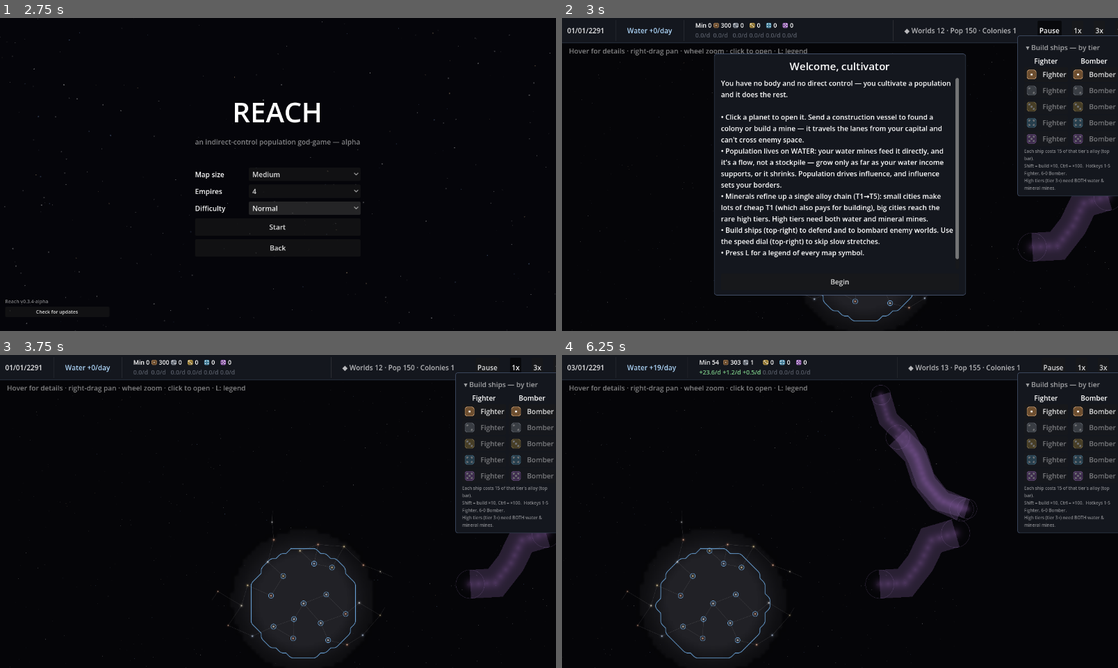
Above: before the commit, frames 1-4 (two rows, left to right).
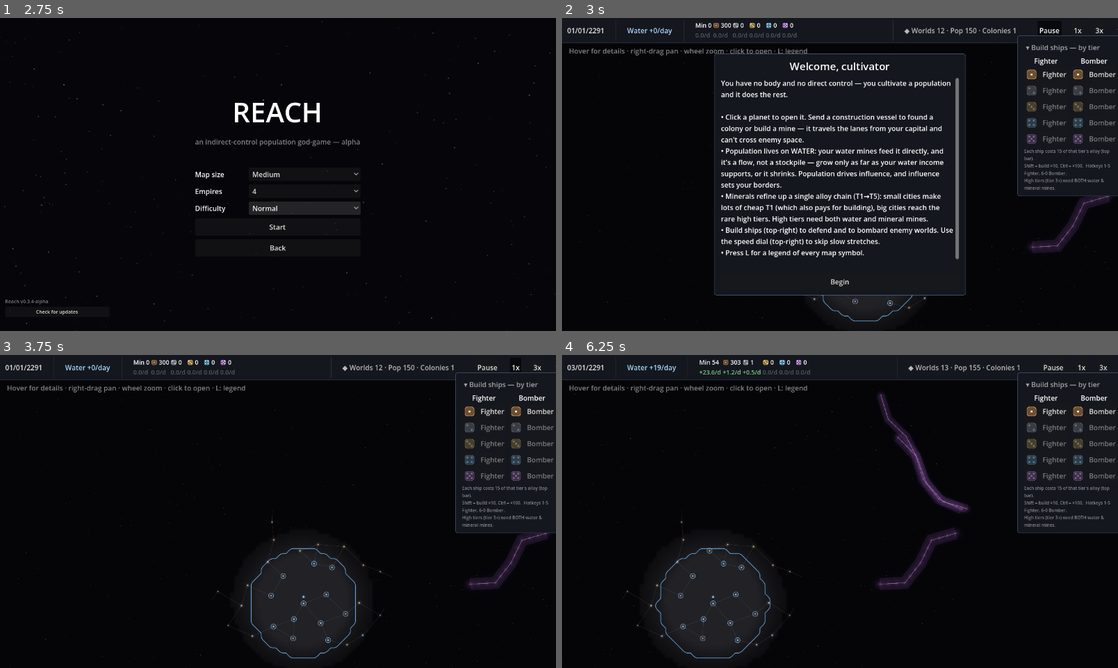
Above: after the commit, the same moments.

Repository: evyatarmitz/reach
Game: Godot game, scene res://menu/menu.tscn
The game is run twice, just before and just after one commit, with the same random seed, the same clock (stepped at 60 frames per second) and the same inputs.
Inputs (mouse positions are in pixels of both pictures, inside the frame that each line leads up to):
- Up to frame 1 (2.75 s): click "New Game" at 0.5 s; click "Normal" at 1.25 s; click "Normal" at 2 s
- Up to frame 2 (3 s): click "Start" at 2.75 s
- Up to frame 3 (3.75 s): click "Begin" at 3.5 s
- Up to frame 4 (6.25 s): click "1x" at 4.25 s; click "3x" at 5 s; tap Enter at 5.75 s; move the mouse to (962, 495) at 5.77 s; hold Right from 5.78 s (still down); hold Ctrl from 5.78 s (still down); click (962, 495) at 5.92 s; tap Space at 6.02 s

Frame 1 is identical in both runs. In frame 2, 1.4% of the frame differs, in the area x 82-100%, y 56-78%; in frame 3, 1.4%; in frame 4, 3.5%, in the area x 24-75%, y 9-78%.

Commit message:
Curve the borders, restyle storms, mark capitals — screenshot-feedback polish
Five-point feedback on the Cycle 11 borders/storms:

- Borders read as a real curve: chained loops now smooth as CLOSED curves
  (loop detection folds the duplicate vertex; Chaikin wraps around with no
  pinned endpoint, killing the arbitrary-start kink), 3 passes.
- Border no longer traces a storm's hard influence cutoff as a straight edge:
  segments within BORDER_STORM_MARGIN of a storm are dropped and the border
  opens into the haze. Draw-only — new pure-read sim.point_near_anomaly;
  storm influence/sight blocking is unchanged.
- Colony-less influence "islands" disregarded (vision: a blob needs a colony
  inside): a closed border loop enclosing none of that empire's colonies is
  dropped via an even-odd point-in-poly test; neighbours fill the gap.
- Storms restyled from a flat violet sausage into a layered nebula (cool-indigo
  haze -> warm magenta core, a bright filament threading the spine, sparkle
  knots, soft glow end-caps).
- Capital gets a special star mark: a filled 5-point star floated above each
  empire's most-populated system, clear of the structure badges.

Tests 116/116 incl. determinism; 11 autoshot poses re-rendered.

Diff:
--- a/desktop/game/main.gd
+++ b/desktop/game/main.gd
@@ -77,6 +77,10 @@
 const FLEET_ICON_OFF := Vector2(0, -17)   # drawn above the system so it stays clickable
 const FLEET_CLICK_R := 24.0   # screen-space click radius for fleets (÷ zoom in _select_at)
 const BORDER_INSET := 3.5    # push each empire's border curve into its own territory
+const BORDER_STORM_MARGIN := 15.0   # drop border segments this close to a storm so the
+                                    # contour doesn't trace the storm's straight hard-cutoff
+                                    # edge — it opens into the haze instead (draw-only; the
+                                    # storm's influence/sight blocking is unchanged)
 const COMBAT_FLASH_DAYS := 5.0   # how long a clash starburst lingers on the map
 
 var cam: Camera2D
@@ -643,6 +647,7 @@
 	for k in order:
 		var ck: PackedFloat32Array = claims[k]
 		var col: Color = sim.empires[ids[k]].color
+		var kpos: PackedVector2Array = pos[k]   # this empire's colony positions
 		# Collect this empire's raw contour segments (un-nudged), each carrying the
 		# unit direction toward its cell's interior. Chained into polylines and
 		# smoothed below so the border reads as a flowing curve, not faceted twigs.
@@ -693,7 +698,11 @@
 					# in rival space where the player's VR is marginal, so the line flickered
 					# in and out between rebakes as the border drifted — despite the seam
 					# plainly being inside VR.)
-					if _player_vr_at(mid, ids, pos, infl, reach, reach_vr, pk):
+					# Also skip segments hugging a storm: those trace the storm's hard
+					# influence cutoff as a straight ugly edge. Dropping them opens the
+					# border into the storm haze (which already covers that ground).
+					if _player_vr_at(mid, ids, pos, infl, reach, reach_vr, pk) \
+							and not (_has_anomalies and sim.point_near_anomaly(mid, BORDER_STORM_MARGIN)):
 						esegs.append([seg[0], seg[1], idir])
 		# Chain the visible segments into connected polylines, inset each toward the
 		# empire's interior (so a shared seam shows both colours side by side), then
@@ -701,14 +710,33 @@
 		for chain in _chain_border_segments(esegs):
 			var cpts: Array = chain.pts
 			var cdirs: Array = chain.dirs
+			var closed: bool = chain.closed
+			# Disregard an influence ISLAND (vision rule: a blob needs a colony inside):
+			# a CLOSED border loop enclosing none of this empire's colonies is territory
+			# claimed by pure falloff math with no colony in it — drop the loop so the
+			# neighbours' borders fill the gap. Open chains are partial borders, not
+			# islands, so they're always kept.
+			if closed:
+				var has_colony := false
+				for cp in kpos:
+					if _point_in_poly(cp, cpts):
+						has_colony = true
+						break
+				if not has_colony:
+					continue
 			var inset: Array = []
 			for vi in cpts.size():
 				var d: Vector2 = cdirs[vi]
 				d = d.normalized() * BORDER_INSET if d.length() > 0.001 else Vector2.ZERO
 				inset.append((cpts[vi] as Vector2) + d)
-			var sm: Array = _chaikin(inset, 2)
+			# Closed loops smooth without pinned endpoints and wrap around, so the whole
+			# ring becomes a flowing curve (no seam kink at an arbitrary start vertex).
+			var sm: Array = _chaikin(inset, 3, closed)
 			if sm.size() >= 2:
-				segments.append({"pts": PackedVector2Array(sm), "col": col})
+				var packed := PackedVector2Array(sm)
+				if closed:
+					packed.append(sm[0])   # close the ring for draw_polyline
+				segments.append({"pts": packed, "col": col})
 	return {"img": img, "fog_rect": fog_rect, "segments": segments}
 
 
@@ -920,7 +948,16 @@
 			pts.insert(0, segs[nxt][other])
 			dirs.insert(0, segs[nxt][2])
 			head_key = keys[nxt][other]
-		out.append({"pts": pts, "dirs": dirs})
+		# A chain that returns to its start is a CLOSED loop (an empire's ring border or
+		# an island). Fold the duplicate closing vertex back into the start so the loop
+		# can be smoothed as a wrap-around curve, and flag it for the island test.
+		var closed := false
+		if pts.size() > 3 and _bq(pts[0]) == _bq(pts[pts.size() - 1]):
+			closed = true
+			dirs[0] += dirs[dirs.size() - 1]
+			pts.remove_at(pts.size() - 1)
+			dirs.remove_at(dirs.size() - 1)
+		out.append({"pts": pts, "dirs": dirs, "closed": closed})
 	return out
 
 
@@ -933,22 +970,51 @@
 	return -1
 
 
-# Chaikin corner-cutting: each pass replaces every interior edge with two points at
-# 1/4 and 3/4, rounding the polyline. Endpoints are pinned so chains stay anchored.
-func _chaikin(pts: Array, iters: int) -> Array:
+# Chaikin corner-cutting: each pass replaces every edge with two points at 1/4 and 3/4,
+# rounding the polyline toward a quadratic B-spline. OPEN chains pin their endpoints so
+# they stay anchored to their neighbours; CLOSED loops wrap around with no pinned point,
+# so the entire ring becomes one continuous curve (no kink at an arbitrary start vertex).
+func _chaikin(pts: Array, iters: int, closed := false) -> Array:
 	var p: Array = pts
 	for _it in iters:
 		if p.size() < 3:
 			break
-		var np: Array = [p[0]]
-		for i in p.size() - 1:
-			var a: Vector2 = p[i]
-			var b: Vector2 = p[i + 1]
-			np.append(a.lerp(b, 0.25))
-			np.append(a.lerp(b, 0.75))
-		np.append(p[p.size() - 1])
+		var np: Array = []
+		if closed:
+			var n := p.size()
+			for i in n:
+				var a: Vector2 = p[i]
+				var b: Vector2 = p[(i + 1) % n]
+				np.append(a.lerp(b, 0.25))
+				np.append(a.lerp(b, 0.75))
+		else:
+			np.append(p[0])
+			for i in p.size() - 1:
+				var a: Vector2 = p[i]
+				var b: Vector2 = p[i + 1]
+				np.append(a.lerp(b, 0.25))
+				np.append(a.lerp(b, 0.75))
+			np.append(p[p.size() - 1])
 		p = np
 	return p
+
+
+# Even-odd point-in-polygon (ray cast). Used to test whether an empire's colony lies
+# inside a closed border loop — a loop enclosing none of its colonies is a disregarded
+# influence island (vision: an influence blob needs a colony inside).
+func _point_in_poly(pt: Vector2, poly: Array) -> bool:
+	var inside := false
+	var n := poly.size()
+	var j := n - 1
+	for i in n:
+		var a: Vector2 = poly[i]
+		var b: Vector2 = poly[j]
+		if (a.y > pt.y) != (b.y > pt.y):
+			var x := a.x + (pt.y - a.y) / (b.y - a.y) * (b.x - a.x)
+			if pt.x < x:
+				inside = not inside
+		j = i
+	return inside
 
 
 # One always-on galaxy camera now (the old orbital system view is gone —
@@ -1250,16 +1316,30 @@
 		var pts: PackedVector2Array = an.pts
 		var ar: float = an.r
 		var band: PackedVector2Array = _storm_bands[ai]
-		for layer in 5:
-			var t := float(layer) / 5.0
-			var col := Color(0.40, 0.26, 0.48, 0.10 + t * 0.06)
+		# Nebula body: layered soft discs down the spine, from a wide cool indigo breath
+		# inward to a warm magenta core. Overlapping glows accumulate toward the centre,
+		# so the storm reads as a turbulent charged cloud with depth — not a flat sausage.
+		var haze := [
+			[1.18, Color(0.22, 0.15, 0.38, 0.045)],   # cool indigo outer breath
+			[0.94, Color(0.33, 0.19, 0.47, 0.065)],
+			[0.68, Color(0.47, 0.24, 0.56, 0.085)],
+			[0.44, Color(0.63, 0.31, 0.62, 0.11)],    # warm magenta core
+		]
+		for h in haze:
+			var hr: float = ar * (h[0] as float)
+			var hc: Color = h[1]
 			for c in band:
-				_draw_glow(c, ar * (1.05 - t * 0.78), col)   # soft discs, no hard edges
-		# Rounded outline: thick line down the spine + a cap circle at each end.
+				_draw_glow(c, hr, hc)
+		# A bright turbulent filament threads the spine — the storm's charged "eye".
 		if pts.size() >= 2:
-			draw_polyline(pts, Color(0.56, 0.42, 0.68, 0.26), ar * 2.0)
-		draw_arc(pts[0], ar, 0.0, TAU, 32, Color(0.60, 0.46, 0.72, 0.32), 1.5, true)
-		draw_arc(pts[pts.size() - 1], ar, 0.0, TAU, 32, Color(0.60, 0.46, 0.72, 0.32), 1.5, true)
+			draw_polyline(pts, Color(0.72, 0.45, 0.85, 0.10), ar * 0.85)   # filament halo
+			draw_polyline(pts, Color(0.92, 0.74, 1.0, 0.5), 2.0, true)     # crisp bright core
+		# Charged knots sparkle along the band, giving the cloud texture and shimmer.
+		for c in band:
+			_draw_glow(c, ar * 0.15, Color(0.95, 0.83, 1.0, 0.16))
+		# Soft rounded ends — glow blobs, not a hard ring.
+		_draw_glow(pts[0], ar * 0.55, Color(0.60, 0.34, 0.66, 0.14))
+		_draw_glow(pts[pts.size() - 1], ar * 0.55, Color(0.60, 0.34, 0.66, 0.14))
 	# Deformed influence borders (already fog-gated to VR in _recompute_borders).
 	# Two passes: a wide translucent underlay for a soft glow, then the crisp core.
 	for bl in _border_segments:
@@ -1282,6 +1362,13 @@
 			draw_line(a, (a + b) * 0.5, lane_col, 1.5, true)
 		elif kb:
 			draw_line(b, (a + b) * 0.5, lane_col, 1.5, true)
+	# Each empire's capital (its most-populated system — the de-facto shipyard) gets a
+	# distinctive star glyph. Resolved once per frame so the per-system loop is a lookup.
+	var capitals := {}
+	for e in sim.empires.values():
+		var cap: int = sim.most_populated_system(e.id)
+		if cap != -1:
+			capitals[cap] = e.color
 	for sys in sim.systems.values():
 		var sp: Vector2 = sys.map_pos
 		if sp.x < view_lo.x or sp.x > view_hi.x or sp.y < view_lo.y or sp.y > view_hi.y:
@@ -1307,6 +1394,8 @@
 			if owner != -1:
 				draw_arc(sys.map_pos, 13.0 * sscale, 0.0, TAU, 40,
 					sim.empires[owner].color, 2.0, true)
+			if capitals.has(sys.id):
+				_draw_capital_mark(sys.map_pos, capitals[sys.id], sscale)
 			if _galaxy_cam_zoom >= LABEL_ZOOM:
 				if cc > 0:
 					draw_string(font, sys.map_pos + Vector2(14.0, -12.0), str(cc),
@@ -1781,6 +1870,26 @@
 	core.a = 0.85 + 0.15 * intensity
 	_draw_glow(pos, (5.2 + 1.0 * intensity) * scale, core)
 	_draw_glow(pos, (2.4 + 0.6 * intensity) * scale, Color(1, 1, 1, 0.9 * intensity))
+
+
+# A five-pointed star badge marking an empire's CAPITAL (its most-populated system —
+# where its ships are built). Floated above the system so it never hides the star or
+# clashes with structure badges; filled bright with a soft halo and a dark rim so it
+# reads instantly as the seat of the empire — a proper star, not a ring.
+func _draw_capital_mark(pos: Vector2, col: Color, scale := 1.0) -> void:
+	var center := pos + Vector2(0.0, -22.0 - 12.0 * scale)   # crown, clear of the badges
+	var ro := 9.0                    # fixed size → an even, legible star at any zoom
+	var ri := ro * 0.4               # deep valleys so it always reads as a 5-point star
+	var star := PackedVector2Array()
+	for i in 10:   # 5 tips + 5 valleys, first point straight up
+		var ang: float = -PI / 2.0 + float(i) * PI / 5.0
+		var r: float = ro if i % 2 == 0 else ri
+		star.append(center + Vector2(cos(ang), sin(ang)) * r)
+	_draw_glow(center, ro * 1.8, Color(col.r, col.g, col.b, 0.35))   # soft halo
+	draw_colored_polygon(star, col.lerp(Color.WHITE, 0.5))           # bright filled star
+	var rim := star.duplicate()
+	rim.append(star[0])
+	draw_polyline(rim, col.darkened(0.45), 1.2, true)                # crisp dark rim
 
 
 func _draw_system_symbols(sys: StarSystem) -> void:
--- a/desktop/sim/sim.gd
+++ b/desktop/sim/sim.gd
@@ -588,6 +588,19 @@
 	return false
 
 
+# True if p lies within `margin` of any anomaly's blocking body. The border bake uses
+# this to STOP a contour from tracing a storm's hard influence cutoff as an ugly straight
+# edge: segments hugging a storm are dropped, so the border just opens where the storm's
+# haze already covers it (the storm's blocking EFFECT is untouched — this is draw-only).
+func point_near_anomaly(p: Vector2, margin: float) -> bool:
+	for an in anomalies:
+		if not (an.bb as Rect2).grow(margin).has_point(p):
+			continue
+		if _dist_point_to_polyline(p, an.pts) < an.r + margin:
+			return true
+	return false
+
+
 # True if the segment a→b passes through any anomaly (blocking influence/sight).
 func segment_hits_anomaly(a: Vector2, b: Vector2) -> bool:
 	for an in anomalies:
Not shown, changed: artifacts/notes/REVIEW_LOG.md
